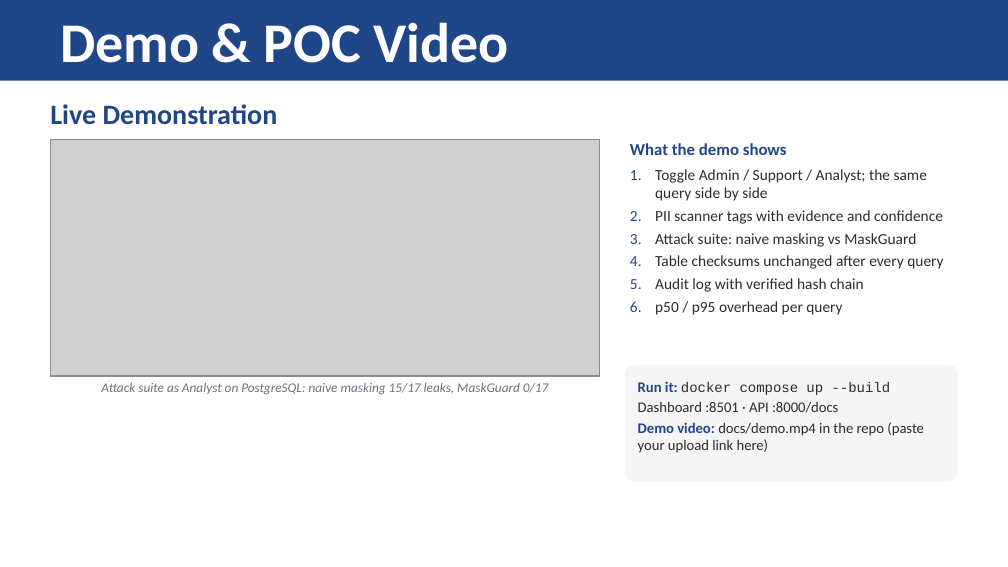
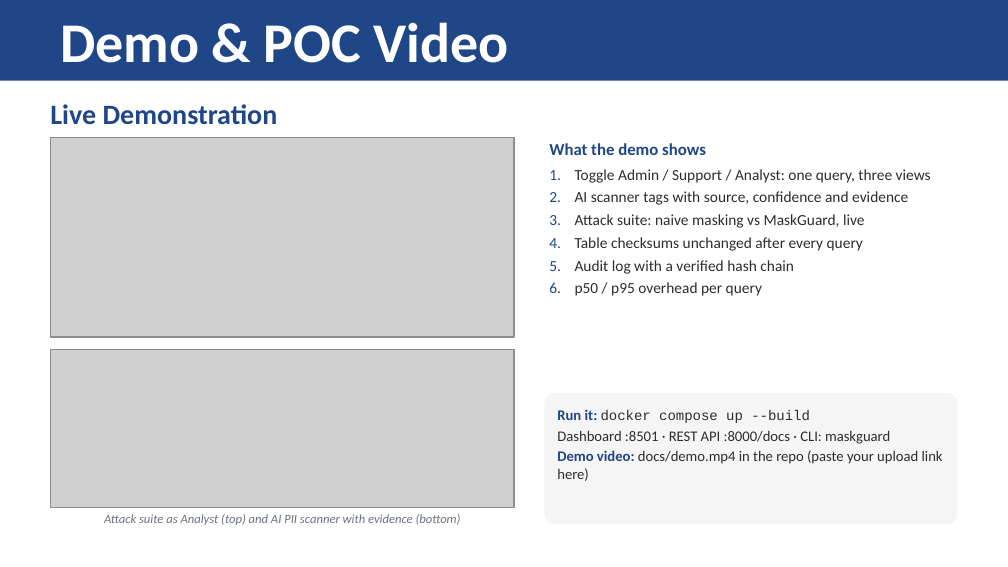
Before and after one commit to hotaro6754/mask, a slide deck: slide 7 of docs/MaskGuard_Round1_Submission.pptx. Drawn at 1008x567 pixels with LibreOffice and Linux fonts; fonts in the diff are those of the drawing; grey boxes stand for pictures. Boxes give left, top, right and bottom in pixels: in the first picture for what was removed or moved away, otherwise in the second. Text is boxed around its words. In the diff, an @@ line names an element or a change of style, - is before the commit and + after.

```diff
--- a/docs/MaskGuard_Round1_Submission.pptx
+++ b/docs/MaskGuard_Round1_Submission.pptx
@@ picture resized from (x1=50, y1=139, x2=600, y2=376) to (x1=50, y1=137, x2=514, y2=337) @@
@@ text "What the demo shows" moved from (x1=630, y1=143, x2=943, y2=315) to (x1=549, y1=143, x2=931, y2=296) @@
@@ text at (x1=575, y1=169, x2=931, y2=228): text changed @@
-1. Toggle Admin / Support / Analyst; the same query side by side
-2. PII scanner tags with evidence and confidence
-3. Attack suite: naive masking vs MaskGuard
+1. Toggle Admin / Support / Analyst: one query, three views
+2. AI scanner tags with source, confidence and evidence
+3. Attack suite: naive masking vs MaskGuard, live
@@ text at (x1=575, y1=260, x2=794, y2=274): text changed @@
-5. Audit log with verified hash chain
+5. Audit log with a verified hash chain
@@ picture added at (x1=50, y1=349, x2=514, y2=507) @@
@@ text removed at (x1=101, y1=383, x2=548, y2=394) @@
-Attack suite as Analyst on PostgreSQL: naive masking 15/17 leaks, MaskGuard 0/17
@@ rounded rectangle "Run it: docker compose up ..." resized from (x1=625, y1=365, x2=958, y2=482) to (x1=544, y1=393, x2=958, y2=524) @@
@@ text in rounded rectangle at (x1=557, y1=430, x2=890, y2=444): text changed @@
-Dashboard :8501 · API :8000/docs
+Dashboard :8501 · REST API :8000/docs · CLI: maskguard
@@ text added at (x1=104, y1=514, x2=461, y2=525), 9 pt, text #6B7280, italic @@
+Attack suite as Analyst (top) and AI PII scanner with evidence (bottom)
```
Also in this commit, not shown: 5 other slides changed, 1 slide added, 1 slide removed, 3 other files.
